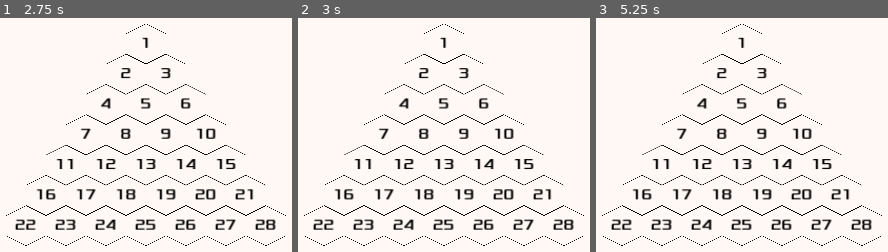
Above: before the commit, frames 1-3 (left to right).
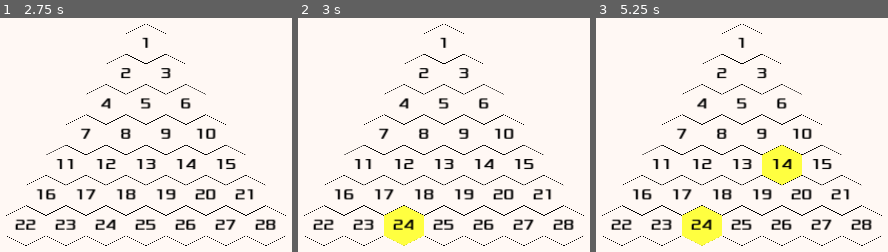
Above: after the commit, the same moments.

Repository: iggyshu/az-quiz
Game: Godot game, scene res://main.tscn
The game is run twice, just before and just after one commit, with the same random seed, the same clock (stepped at 60 frames per second) and the same inputs. Before the commit the project has no main scene; this scene is started directly in both runs.
Inputs (mouse positions are in pixels of both pictures, inside the frame that each line leads up to):
- Up to frame 1 (2.75 s): tap Enter at 0.5, 2 s; move the mouse to (outside the picture) at 0.52 s; click (outside the picture) at 0.67 s; tap Space at 1.25 s; move the mouse to (outside the picture) at 1.27 s; click (outside the picture) at 1.42 s; move the mouse to (224, 53) at 2.02 s; click (224, 53) at 2.17 s
- Up to frame 2 (3 s): tap Space at 2.75 s; move the mouse to (403, 240) at 2.77 s; click (403, 240) at 2.92 s
- Up to frame 3 (5.25 s): tap Enter at 3.5 s; move the mouse to (outside the picture) at 3.52 s; click (outside the picture) at 3.67 s; tap Space at 4.25 s; move the mouse to (outside the picture) at 4.27 s; click (outside the picture) at 4.42 s; move the mouse to (782, 151) at 5.02 s; click (782, 151) at 5.17 s

Frame 1 is identical in both runs. In frame 2, 1.8% of the frame differs, in the area x 29-44%, y 80-98%; in frame 3, 3.5%, in the area x 29-71%, y 54-98%.

Commit message:
implement color changes

Diff:
--- a/hexagon.gd
+++ b/hexagon.gd
@@ -1,4 +1,10 @@
 extends Area2D
+
+var is_checked = false
+var is_black = false
+var is_selected = false
+
+signal selected
 
 # Called when the node enters the scene tree for the first time.
 func _ready():
@@ -7,7 +13,26 @@
 
 # Called every frame. 'delta' is the elapsed time since the previous frame.
 func _process(delta):
-	pass
+	if is_selected:
+		$TileColor.play("dark_yellow")
 
 func set_value(value):
 	$NumberLabel.text = value
+
+func set_color(color):
+	$TileColor.play(color)
+
+
+func _on_mouse_entered():
+	if not is_selected:
+		$TileColor.play("yellow")
+
+func _on_mouse_exited():
+	if not is_selected:
+		$TileColor.play("empty")
+
+
+func _on_input_event(viewport, event, shape_idx):
+	if (not is_selected and event is InputEventMouseButton and event.pressed):
+		is_selected = true
+		selected.emit()
--- a/hexagon.tscn
+++ b/hexagon.tscn
@@ -1,11 +1,13 @@
-[gd_scene load_steps=9 format=3 uid="uid://dcnuoosje5apo"]
+[gd_scene load_steps=11 format=3 uid="uid://dcnuoosje5apo"]
 
 [ext_resource type="Texture2D" uid="uid://h4m8iynwh1ot" path="res://art/hexagon_black.png" id="1_c1pcn"]
 [ext_resource type="Script" path="res://hexagon.gd" id="1_xwwt4"]
 [ext_resource type="Texture2D" uid="uid://dhnnj1nx4monh" path="res://art/hexagon_blue.png" id="2_26cjb"]
 [ext_resource type="Texture2D" uid="uid://endifvyluv17" path="res://art/hexagon_empty.png" id="3_0x3yg"]
 [ext_resource type="Texture2D" uid="uid://lnfscf0cjmlw" path="res://art/hexagon_red.png" id="4_1kud8"]
+[ext_resource type="Texture2D" uid="uid://fhpy0s1hcdun" path="res://art/hexagon_dark_yellow.png" id="4_i8kmm"]
 [ext_resource type="FontFile" uid="uid://dxc71cs4m0d58" path="res://fonts/Xolonium-Regular.ttf" id="5_ovq2p"]
+[ext_resource type="Texture2D" uid="uid://crs2550ux3b52" path="res://art/hexagon_yellow.png" id="6_a6x5a"]
 
 [sub_resource type="SpriteFrames" id="SpriteFrames_lhvxw"]
 animations = [{
@@ -27,6 +29,14 @@
 }, {
 "frames": [{
 "duration": 1.0,
+"texture": ExtResource("4_i8kmm")
+}],
+"loop": true,
+"name": &"dark_yellow",
+"speed": 5.0
+}, {
+"frames": [{
+"duration": 1.0,
 "texture": ExtResource("3_0x3yg")
 }],
 "loop": true,
@@ -40,15 +50,24 @@
 "loop": true,
 "name": &"red",
 "speed": 5.0
+}, {
+"frames": [{
+"duration": 1.0,
+"texture": ExtResource("6_a6x5a")
+}],
+"loop": true,
+"name": &"yellow",
+"speed": 5.0
 }]
 
-[sub_resource type="CircleShape2D" id="CircleShape2D_mm7gt"]
-radius = 32.9848
+[sub_resource type="CircleShape2D" id="CircleShape2D_u6frj"]
+radius = 25.2982
 
 [node name="Hexagon" type="Area2D"]
 script = ExtResource("1_xwwt4")
+metadata/_edit_group_ = true
 
-[node name="AnimatedSprite2D" type="AnimatedSprite2D" parent="."]
+[node name="TileColor" type="AnimatedSprite2D" parent="."]
 rotation = 1.5708
 scale = Vector2(0.25, 0.25)
 sprite_frames = SubResource("SpriteFrames_lhvxw")
@@ -73,4 +92,8 @@
 vertical_alignment = 1
 
 [node name="CollisionShape2D" type="CollisionShape2D" parent="."]
-shape = SubResource("CircleShape2D_mm7gt")
+shape = SubResource("CircleShape2D_u6frj")
+
+[connection signal="input_event" from="." to="." method="_on_input_event"]
+[connection signal="mouse_entered" from="." to="." method="_on_mouse_entered"]
+[connection signal="mouse_exited" from="." to="." method="_on_mouse_exited"]
--- a/main.tscn
+++ b/main.tscn
@@ -6,15 +6,5 @@
 script = ExtResource("1_362fv")
 metadata/_edit_group_ = true
 
-[node name="Background" type="ColorRect" parent="."]
-anchors_preset = 15
-anchor_right = 1.0
-anchor_bottom = 1.0
-offset_right = 1280.0
-offset_bottom = 720.0
-grow_horizontal = 2
-grow_vertical = 2
-color = Color(1, 0.972549, 0.956863, 1)
-
 [node name="StartTilePosition" type="Marker2D" parent="."]
 position = Vector2(640, 140)
--- a/project.godot
+++ b/project.godot
@@ -11,6 +11,7 @@
 [application]
 
 config/name="AZ Quiz"
+run/main_scene="res://main.tscn"
 config/features=PackedStringArray("4.0", "Forward Plus")
 config/icon="res://icon.svg"
 
@@ -19,3 +20,7 @@
 window/size/viewport_width=1280
 window/size/viewport_height=720
 window/stretch/mode="canvas_items"
+
+[rendering]
+
+environment/defaults/default_clear_color=Color(1, 0.972549, 0.956863, 1)
Binary file added: art/hexagon_dark_yellow.png
Not shown, added: art/hexagon_dark_yellow.png.import
Binary file added: art/hexagon_yellow.png
Not shown, added: art/hexagon_yellow.png.import
